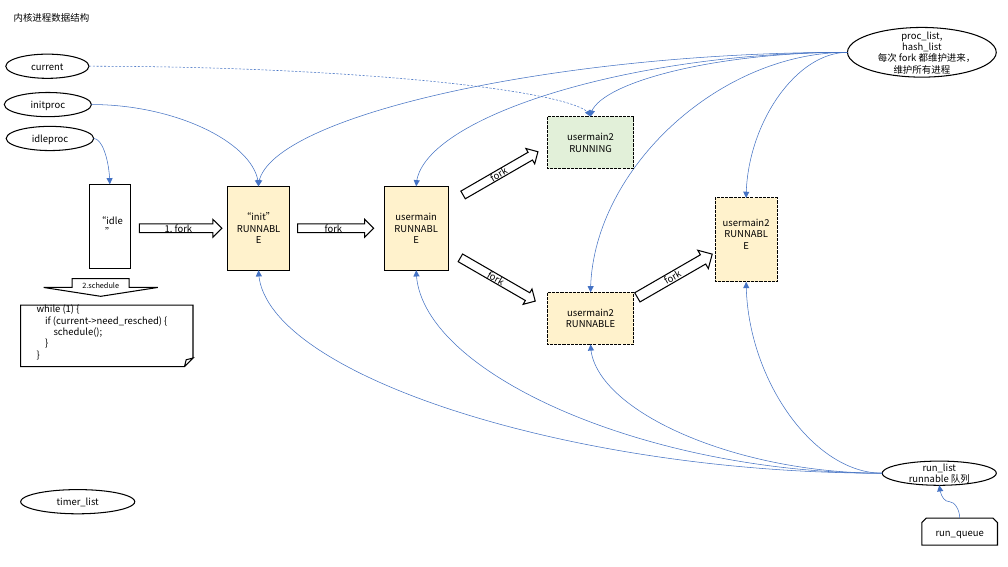
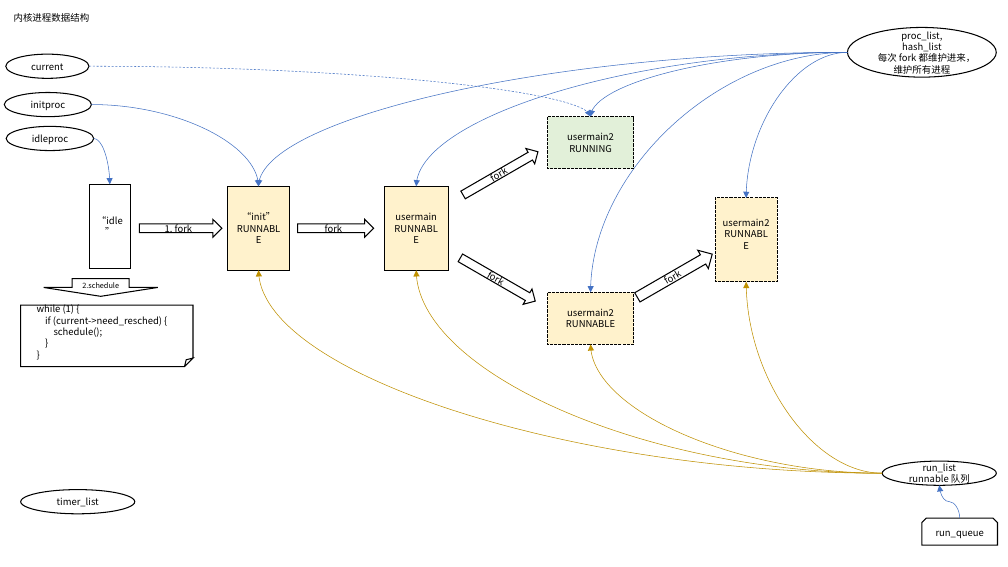
Before and after one commit to libinyl/lcore, a slide deck: slide 3 of 进程.pptx. Drawn at 1008x567 pixels with LibreOffice and Linux fonts; fonts in the diff are those of the drawing. Boxes give left, top, right and bottom in pixels: in the first picture for what was removed or moved away, otherwise in the second. Text is boxed around its words. In the diff, an @@ line names an element or a change of style, - is before the commit and + after.

```diff
--- a/进程.pptx
+++ b/进程.pptx
@@ curved arrow (882, 473) - (259, 270): stroke #4472C4 0.5 pt to #BF9000 0.5 pt @@
@@ curved arrow (882, 473) - (417, 270): stroke #4472C4 0.5 pt to #BF9000 0.5 pt @@
@@ curved arrow (882, 473) - (746, 282): stroke #4472C4 0.5 pt to #BF9000 0.5 pt @@
@@ curved arrow (882, 473) - (591, 345): stroke #4472C4 0.5 pt to #BF9000 0.5 pt @@
```
Also in this commit, not shown: 1 other slide changed, 1 slide added, 8 other files.
